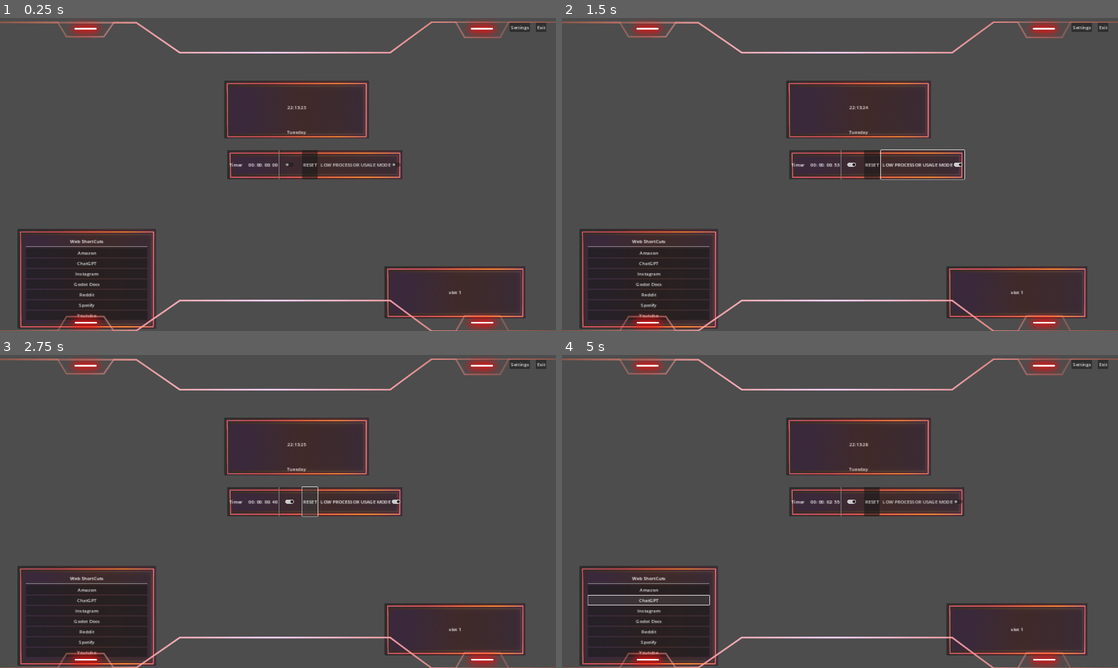
Above: before the commit, frames 1-4 (two rows, left to right).
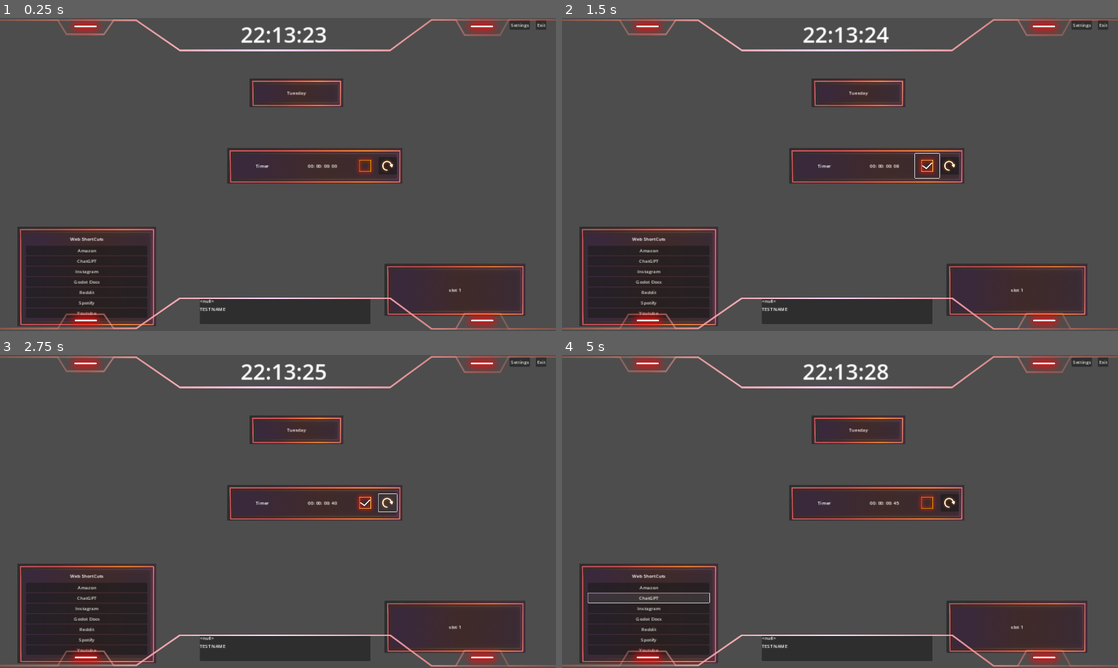
Above: after the commit, the same moments.

Repository: DefineSleep/godot-home-project
Game: Godot game, scene res://main.tscn
The game is run twice, just before and just after one commit, with the same random seed, the same clock (stepped at 60 frames per second) and the same inputs.
Inputs (mouse positions are in pixels of both pictures, inside the frame that each line leads up to; where the layout moved, square brackets give the same spot in the first picture):
- Up to frame 1 (0.25 s): no input
- Up to frame 2 (1.5 s): click (851, 165) at 0.52 s; click (928, 165) at 1.27 s
- Up to frame 3 (2.75 s): click (389, 502) [311, 502] at 2 s
- Up to frame 4 (5 s): click (923, 502) at 2.75 s, where only the run before the commit has a clickable "LOW PROCESSOR USAGE MODE"; click "Amazon" at 3.5 s; click "ChatGPT" at 4.25 s

The runs differ from the first frame. In frame 1, 13% of the frame differs, in the area x 0-100%, y 0-100%; in frame 2, 13%; in frame 3, 13%; in frame 4, 13%.
Error before the commit: Attempt to call function 'get_device_vendor_name' in base 'null instance' on a null instance. (res://main.gd:178)
Error after the commit: Attempt to call function 'get_device_vendor_name' in base 'null instance' on a null instance. (res://main.gd:163)

Commit message:
finishing_up_theme1

Diff:
--- a/icon.svg
+++ /dev/null
@@ -1 +0,0 @@
-<svg xmlns="http://www.w3.org/2000/svg" width="128" height="128"><rect width="124" height="124" x="2" y="2" fill="#363d52" stroke="#212532" stroke-width="4" rx="14"/><g fill="#fff" transform="translate(12.322 12.322)scale(.101)"><path d="M105 673v33q407 354 814 0v-33z"/><path fill="#478cbf" d="m105 673 152 14q12 1 15 14l4 67 132 10 8-61q2-11 15-15h162q13 4 15 15l8 61 132-10 4-67q3-13 15-14l152-14V427q30-39 56-81-35-59-83-108-43 20-82 47-40-37-88-64 7-51 8-102-59-28-123-42-26 43-46 89-49-7-98 0-20-46-46-89-64 14-123 42 1 51 8 102-48 27-88 64-39-27-82-47-48 49-83 108 26 42 56 81zm0 33v39c0 276 813 276 814 0v-39l-134 12-5 69q-2 10-14 13l-162 11q-12 0-16-11l-10-65H446l-10 65q-4 11-16 11l-162-11q-12-3-14-13l-5-69z"/><path d="M483 600c0 34 58 34 58 0v-86c0-34-58-34-58 0z"/><circle cx="725" cy="526" r="90"/><circle cx="299" cy="526" r="90"/></g><g fill="#414042" transform="translate(12.322 12.322)scale(.101)"><circle cx="307" cy="532" r="60"/><circle cx="717" cy="532" r="60"/></g></svg>
--- /dev/null
+++ b/invisible_panel.tres
@@ -0,0 +1,7 @@
+[gd_resource type="Theme" load_steps=2 format=3 uid="uid://jxgq6c1218vb"]
+
+[sub_resource type="StyleBoxFlat" id="StyleBoxFlat_prb2k"]
+bg_color = Color(0.6, 0.6, 0.6, 0)
+
+[resource]
+PanelContainer/styles/panel = SubResource("StyleBoxFlat_prb2k")
--- a/main.gd
+++ b/main.gd
@@ -11,12 +11,8 @@
 @onready var h_box_container: HBoxContainer = $standing_counter_container/HBoxContainer
 @onready var label: Label = $standing_counter_container/HBoxContainer/Label
 @onready var v_separator: VSeparator = $standing_counter_container/HBoxContainer/VSeparator
-@onready var standing_counter_text: Label = $standing_counter_container/HBoxContainer/standing_counter_text
 @onready var v_separator_2: VSeparator = $standing_counter_container/HBoxContainer/VSeparator2
-@onready var standing_counter_button: CheckButton = $standing_counter_container/HBoxContainer/standing_counter_button
 @onready var v_separator_3: VSeparator = $standing_counter_container/HBoxContainer/VSeparator3
-@onready var reset_button: Button = $standing_counter_container/HBoxContainer/reset_button
-@onready var check_button: CheckButton = $standing_counter_container/HBoxContainer/CheckButton
 @onready var shortcuts_panel: PanelContainer = $shortcuts_panel
 @onready var v_box_container: VBoxContainer = $shortcuts_panel/VBoxContainer
 @onready var title: Label = $shortcuts_panel/VBoxContainer/title
@@ -35,13 +31,6 @@
 @onready var shortcut_button_2: Button = $shortcuts_panel/MarginContainer/VBoxContainer/shortcut_button_2
 
 
-
-
-
-
-
-
-
 @onready var other_panel: PanelContainer = $other_panel
 
 
@@ -51,33 +40,27 @@
 @onready var incremental_timer: Timer = $incremental_timer
 
 
-
-
-
-
-@onready var processor_name: Label = $other_panel/HBoxContainer/processor_name
-@onready var processor_cores: Label = $other_panel/HBoxContainer/processor_cores
-
-
-
-
-@onready var time_label: Label = $PanelContainer/MarginContainer/VBoxContainer/time_label
-@onready var date_label: Label = $PanelContainer/MarginContainer/VBoxContainer/date_label
-
-
-
-
-
-
-
-
-
-
-
-
-
-
-
+@onready var date_label: Label = $PanelContainer/MarginContainer/date_label
+@onready var time_label: Label = $time_panel/time_label
+
+
+
+
+
+
+
+@onready var standing_counter_text: Label = $standing_counter_container/MarginContainer/HBoxContainer/standing_counter_text
+@onready var standing_counter_button: CheckButton = $standing_counter_container/MarginContainer/HBoxContainer/standing_counter_button
+@onready var reset_button: Button = $standing_counter_container/MarginContainer/HBoxContainer/reset_button
+@onready var check_button: CheckButton = $standing_counter_container/MarginContainer/HBoxContainer/CheckButton
+
+
+
+
+
+@onready var gpu_info: Label = $other_panel/VBoxContainer/gpu_info
+@onready var processor_name: Label = $other_panel/VBoxContainer/processor_name
+@onready var ram_total: Label = $other_panel/VBoxContainer/ram_total
 
 
 
@@ -141,8 +124,10 @@
 # --------------------------------
 
 func _ready() -> void:
-	OS.alert("USE WINDOWS KEY + LEFT or RIGHT TO MOVE WINDOW","README")
-	get_gpu_info()
+	OS.alert("USE WINDOWS KEY + LEFT or RIGHT TO MOVE WINDOW , CTRL + ALT + CLICK AND HOLD TO MOVE WINDOWS","README")
+	gpu_info.text = get_gpu_info()
+	update_cpu_labels()
+
 
 
 
@@ -167,9 +152,9 @@
 	#OS.get_granted_permissions() -> []
 	#OS.get_distribution_name() -> "Windows"
 
-	#printerr(OS.get_video_adapter_driver_info())
+	printerr(int(OS.get_memory_info().physical)/ (1024 ** 3))
+
 	pass
-
 
 
 
@@ -178,8 +163,9 @@
 	var vendor = rendering_device.get_device_vendor_name()
 	var version = rendering_device.get_device_name()
 
-	print("GPU Vendor: ", vendor)
-	print("GPU Name: ", version)
+	return str(version)
+	#print("GPU Vendor: ", vendor)
+	#print("GPU Name: ", version)
 
 
 
@@ -208,15 +194,9 @@
 		7: return "Sunday"
 		_: return "error"
 
-func update_memory_labels(): # percentage_full = (curreent_amount/max_amount) * 100
+func update_cpu_labels(): # percentage_full = (curreent_amount/max_amount) * 100
 	processor_name.text = OS.get_processor_name()
-	processor_cores.text = str(OS.get_processor_count()) + "Threads"
-
-	#physical_mem.text = "Physical: "+str(OS.get_memory_info().physical)
-	#free_mem.text = "Free: "+str(OS.get_memory_info().free)
-	#available_mem.text = "Available: "+str(OS.get_memory_info().available)
-	#stack_meme.text = "Stack: "+str(OS.get_memory_info().stack)
-
+	#processor_cores.text = str(OS.get_processor_count()) + "Threads"
 
 
 
@@ -237,13 +217,17 @@
 
 
 
-
-func _on_standing_counter_button_toggled(toggled_on: bool) -> void:
+func _on_check_box_toggled(toggled_on: bool) -> void:
 	if toggled_on == true :
 		standing = true
 
 	if toggled_on == false :
 		standing = false
+
+
+
+
+
 
 func current_task_logic(time):
 	pass
@@ -260,6 +244,8 @@
 
 func _on_exit_button_pressed() -> void:
 	get_tree().quit()
+
+
 
 
 func _on_reset_button_pressed() -> void:
@@ -269,9 +255,8 @@
 	hours = 0
 
 
-func _on_update_timer_timeout() -> void:
-	update_memory_labels()
-	pass
+
+
 
 # ------
 # loading and saving
@@ -283,7 +268,9 @@
 
 # ------
 
-func _on_check_button_toggled(toggled_on: bool) -> void:
+
+
+func _on_check_box_2_toggled(toggled_on: bool) -> void:
 	if toggled_on == true :
 		OS.low_processor_usage_mode = true
 	if toggled_on == false :
--- a/main.tscn
+++ b/main.tscn
@@ -1,13 +1,15 @@
-[gd_scene load_steps=11 format=3 uid="uid://noexklswb0ye"]
-
-[ext_resource type="Theme" uid="uid://c4guut8daundx" path="res://theme_1.tres" id="1_0hxo5"]
+[gd_scene load_steps=13 format=3 uid="uid://noexklswb0ye"]
+
 [ext_resource type="Script" path="res://main.gd" id="1_36i56"]
+[ext_resource type="Theme" uid="uid://ghasxkjlcx6f" path="res://main_theme.tres" id="1_bw211"]
+[ext_resource type="Theme" uid="uid://jxgq6c1218vb" path="res://invisible_panel.tres" id="3_h2u0p"]
 [ext_resource type="Texture2D" uid="uid://dvo572mirc85h" path="res://assets/btn4-hovered.png" id="4_0fl8n"]
 [ext_resource type="Script" path="res://panel_container.gd" id="4_npi78"]
 [ext_resource type="Script" path="res://curent_task_container.gd" id="5_rlnkj"]
 [ext_resource type="Script" path="res://standing_counter_container.gd" id="6_gqklx"]
 [ext_resource type="Script" path="res://shortcuts_panel.gd" id="7_hj0yl"]
 [ext_resource type="Script" path="res://other_panel.gd" id="8_5dj38"]
+[ext_resource type="Texture2D" uid="uid://cvbn2a65pevrn" path="res://reload.png" id="8_fjp6t"]
 [ext_resource type="Texture2D" uid="uid://bs58cerk8dixo" path="res://assets/missions menu (frame-up).png" id="9_o0lls"]
 [ext_resource type="Texture2D" uid="uid://wcyqnwy21rhv" path="res://assets/missions menu (frame-down).png" id="10_m534g"]
 
@@ -16,24 +18,46 @@
 anchors_preset = 15
 anchor_right = 1.0
 anchor_bottom = 1.0
-offset_top = 8.0
-offset_bottom = 8.0
 grow_horizontal = 2
 grow_vertical = 2
-theme = ExtResource("1_0hxo5")
+theme = ExtResource("1_bw211")
 script = ExtResource("1_36i56")
 
+[node name="time_panel" type="PanelContainer" parent="."]
+layout_mode = 1
+anchors_preset = -1
+anchor_left = 0.316667
+anchor_right = 0.705375
+anchor_bottom = 0.105444
+offset_right = -0.320004
+offset_bottom = 1.12
+theme = ExtResource("3_h2u0p")
+metadata/_edit_use_anchors_ = true
+
+[node name="NinePatchRect" type="NinePatchRect" parent="time_panel"]
+layout_mode = 2
+region_rect = Rect2(160, 32, 264, 80)
+
+[node name="time_label" type="Label" parent="time_panel"]
+layout_mode = 2
+size_flags_horizontal = 4
+size_flags_vertical = 6
+theme_override_font_sizes/font_size = 75
+text = "TIME "
+horizontal_alignment = 1
+
 [node name="PanelContainer" type="PanelContainer" parent="."]
 layout_mode = 1
 anchors_preset = -1
-anchor_left = 0.328125
-anchor_top = 0.192593
-anchor_right = 0.59741
-anchor_bottom = 0.377681
-offset_left = 144.0
-offset_right = 126.974
+anchor_left = 0.448833
+anchor_top = 0.193
+anchor_right = 0.617646
+anchor_bottom = 0.285089
+offset_left = 0.239929
+offset_top = -0.440002
+offset_right = -0.880127
 offset_bottom = 0.104004
-pivot_offset = Vector2(250, 0)
+pivot_offset = Vector2(161, 0)
 script = ExtResource("4_npi78")
 metadata/_edit_use_anchors_ = true
 
@@ -44,18 +68,7 @@
 theme_override_constants/margin_right = 10
 theme_override_constants/margin_bottom = 10
 
-[node name="VBoxContainer" type="VBoxContainer" parent="PanelContainer/MarginContainer"]
-layout_mode = 2
-theme_override_constants/separation = -10
-
-[node name="time_label" type="Label" parent="PanelContainer/MarginContainer/VBoxContainer"]
-layout_mode = 2
-size_flags_horizontal = 4
-size_flags_vertical = 6
-text = "TIME "
-horizontal_alignment = 1
-
-[node name="date_label" type="Label" parent="PanelContainer/MarginContainer/VBoxContainer"]
+[node name="date_label" type="Label" parent="PanelContainer/MarginContainer"]
 layout_mode = 2
 size_flags_horizontal = 4
 text = "TEST DATE"
@@ -119,41 +132,35 @@
 patch_margin_right = 50
 patch_margin_bottom = 50
 
-[node name="HBoxContainer" type="HBoxContainer" parent="standing_counter_container"]
-layout_mode = 2
-
-[node name="Label" type="Label" parent="standing_counter_container/HBoxContainer"]
+[node name="MarginContainer" type="MarginContainer" parent="standing_counter_container"]
+layout_mode = 2
+theme_override_constants/margin_left = 20
+theme_override_constants/margin_top = 20
+theme_override_constants/margin_right = 20
+theme_override_constants/margin_bottom = 20
+
+[node name="HBoxContainer" type="HBoxContainer" parent="standing_counter_container/MarginContainer"]
+layout_mode = 2
+
+[node name="Label" type="Label" parent="standing_counter_container/MarginContainer/HBoxContainer"]
 layout_mode = 2
 size_flags_horizontal = 6
 text = "Timer"
 
-[node name="VSeparator" type="VSeparator" parent="standing_counter_container/HBoxContainer"]
-layout_mode = 2
-
-[node name="standing_counter_text" type="Label" parent="standing_counter_container/HBoxContainer"]
+[node name="standing_counter_text" type="Label" parent="standing_counter_container/MarginContainer/HBoxContainer"]
 layout_mode = 2
 size_flags_horizontal = 6
 text = "00:00:00"
 
-[node name="VSeparator2" type="VSeparator" parent="standing_counter_container/HBoxContainer"]
-layout_mode = 2
-
-[node name="standing_counter_button" type="CheckButton" parent="standing_counter_container/HBoxContainer"]
-layout_mode = 2
-size_flags_horizontal = 6
+[node name="CheckBox" type="CheckBox" parent="standing_counter_container/MarginContainer/HBoxContainer"]
+layout_mode = 2
+theme = ExtResource("1_bw211")
+
+[node name="reset_button" type="Button" parent="standing_counter_container/MarginContainer/HBoxContainer"]
+layout_mode = 2
+size_flags_horizontal = 4
 size_flags_vertical = 4
-
-[node name="VSeparator3" type="VSeparator" parent="standing_counter_container/HBoxContainer"]
-layout_mode = 2
-
-[node name="reset_button" type="Button" parent="standing_counter_container/HBoxContainer"]
-layout_mode = 2
-text = "RESET"
-
-[node name="CheckButton" type="CheckButton" parent="standing_counter_container/HBoxContainer"]
-layout_mode = 2
-text = "LOW PROCESSOR USAGE MODE"
-metadata/_edit_use_anchors_ = true
+icon = ExtResource("8_fjp6t")
 
 [node name="shortcuts_panel" type="PanelContainer" parent="."]
 layout_mode = 1
@@ -225,13 +232,12 @@
 text = "Youtube"
 
 [node name="other_panel" type="PanelContainer" parent="."]
-visible = false
-layout_mode = 1
-anchors_preset = -1
-anchor_left = 0.683333
-anchor_top = 0.272222
-anchor_right = 0.944958
-anchor_bottom = 0.355519
+layout_mode = 1
+anchors_preset = -1
+anchor_left = 0.359375
+anchor_top = 0.892593
+anchor_right = 0.666312
+anchor_bottom = 0.977741
 offset_right = -0.320004
 offset_bottom = 0.0400009
 script = ExtResource("8_5dj38")
@@ -240,19 +246,16 @@
 [node name="VBoxContainer" type="VBoxContainer" parent="other_panel"]
 layout_mode = 2
 
-[node name="HBoxContainer" type="HBoxContainer" parent="other_panel"]
-layout_mode = 2
-metadata/_edit_use_anchors_ = true
-
-[node name="processor_name" type="Label" parent="other_panel/HBoxContainer"]
+[node name="gpu_info" type="Label" parent="other_panel/VBoxContainer"]
+layout_mode = 2
+
+[node name="processor_name" type="Label" parent="other_panel/VBoxContainer"]
 layout_mode = 2
 text = "TEST NAME"
 metadata/_edit_use_anchors_ = true
 
-[node name="processor_cores" type="Label" parent="other_panel/HBoxContainer"]
-layout_mode = 2
-text = "TEST CORES"
-metadata/_edit_use_anchors_ = true
+[node name="ram_total" type="Label" parent="other_panel/VBoxContainer"]
+layout_mode = 2
 
 [node name="exit_button" type="Button" parent="."]
 layout_mode = 1
@@ -278,10 +281,6 @@
 text = "Settings"
 metadata/_edit_use_anchors_ = true
 
-[node name="update_timer" type="Timer" parent="."]
-wait_time = 2.0
-autostart = true
-
 [node name="MissionsMenu(frame-up)" type="Sprite2D" parent="."]
 position = Vector2(960, 1028)
 texture = ExtResource("9_o0lls")
@@ -290,9 +289,8 @@
 position = Vector2(960, 48)
 texture = ExtResource("10_m534g")
 
-[connection signal="toggled" from="standing_counter_container/HBoxContainer/standing_counter_button" to="." method="_on_standing_counter_button_toggled"]
-[connection signal="pressed" from="standing_counter_container/HBoxContainer/reset_button" to="." method="_on_reset_button_pressed"]
-[connection signal="toggled" from="standing_counter_container/HBoxContainer/CheckButton" to="." method="_on_check_button_toggled"]
+[connection signal="toggled" from="standing_counter_container/MarginContainer/HBoxContainer/CheckBox" to="." method="_on_check_box_toggled"]
+[connection signal="pressed" from="standing_counter_container/MarginContainer/HBoxContainer/reset_button" to="." method="_on_reset_button_pressed"]
 [connection signal="pressed" from="shortcuts_panel/MarginContainer/VBoxContainer/shortcut_button_7" to="." method="_on_shortcut_button_7_pressed"]
 [connection signal="pressed" from="shortcuts_panel/MarginContainer/VBoxContainer/shortcut_button_6" to="." method="_on_shortcut_button_6_pressed"]
 [connection signal="pressed" from="shortcuts_panel/MarginContainer/VBoxContainer/shortcut_button_5" to="." method="_on_shortcut_button_5_pressed"]
@@ -302,4 +300,3 @@
 [connection signal="pressed" from="shortcuts_panel/MarginContainer/VBoxContainer/shortcut_button_2" to="." method="_on_shortcut_button_2_pressed"]
 [connection signal="pressed" from="exit_button" to="." method="_on_exit_button_pressed"]
 [connection signal="pressed" from="settings_button" to="." method="_on_settings_button_pressed"]
-[connection signal="timeout" from="update_timer" to="." method="_on_update_timer_timeout"]
--- /dev/null
+++ b/main_theme.tres
@@ -0,0 +1,13 @@
+[gd_resource type="Theme" load_steps=3 format=3 uid="uid://ghasxkjlcx6f"]
+
+[ext_resource type="Texture2D" uid="uid://c6l0ecamru7p2" path="res://assets/checker.png" id="1_2p4wn"]
+[ext_resource type="Texture2D" uid="uid://cv6b1qcy2gavi" path="res://assets/checker (unchecked).png" id="2_45ivo"]
+
+[resource]
+CheckBox/icons/checked = ExtResource("1_2p4wn")
+CheckBox/icons/radio_checked = null
+CheckBox/icons/radio_checked_disabled = null
+CheckBox/icons/radio_unchecked = null
+CheckBox/icons/radio_unchecked_disabled = null
+CheckBox/icons/unchecked = ExtResource("2_45ivo")
+CheckBox/icons/unchecked_disabled = null
--- a/theme_1.tres
+++ /dev/null
@@ -1,3 +0,0 @@
-[gd_resource type="Theme" format=3 uid="uid://c4guut8daundx"]
-
-[resource]
Binary file added: Minecraft.ttf
Not shown, added: Minecraft.ttf.import
Binary file added: assets/Levels menu background panel.png
Not shown, changed: assets/Levels menu background panel.png.import
Binary file added: assets/btn3-hovered.png
Not shown, added: assets/btn3-hovered.png.import
Binary file added: assets/checker (unchecked).png
Not shown, added: assets/checker (unchecked).png.import
Binary file added: assets/checker.png
Not shown, added: assets/checker.png.import
Not shown, removed: export_presets.cfg
Binary file added: reload.png
(and 5 more such lines)
